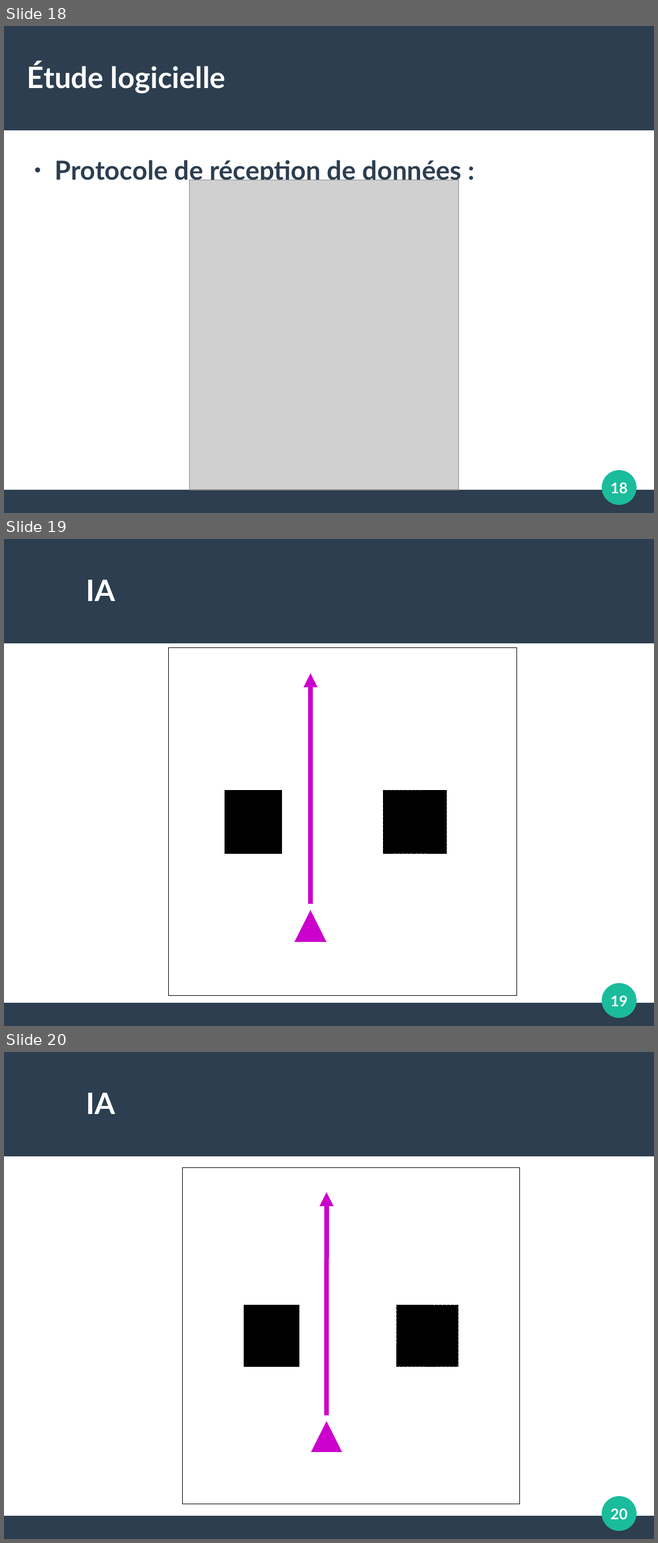
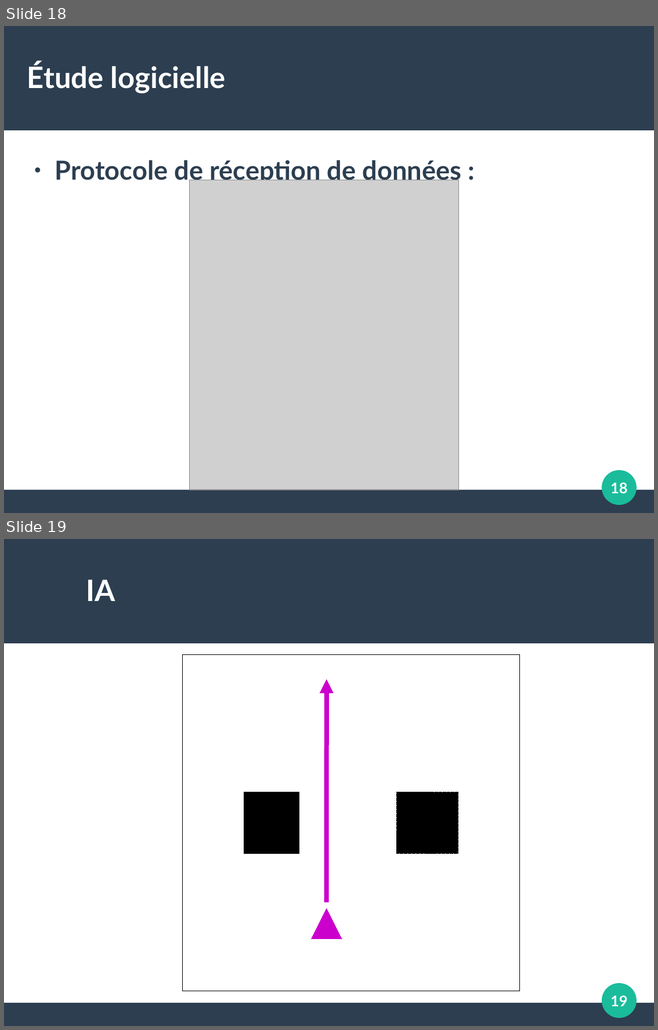
Before and after one commit to Nennala/CoopRobot, a slide deck: soutenance.odp. Shown one above the other, each under a label of ours: slides 18, 19 and 20 before the commit, slides 18 and 19 after it. The pictures are 658x1543 and 658x1030 pixels, drawn with LibreOffice and Linux fonts; fonts in the diff are those of the drawing; grey boxes stand for pictures. Boxes give left, top, right and bottom in pixels: in the first picture for what was removed or moved away, otherwise in the second. Text is boxed around its words. In the diff, an @@ line names an element or a change of style, - is before the commit and + after.

```diff
--- a/soutenance.odp
+++ b/soutenance.odp
@@ slide 19 removed at (x1=4, y1=539, x2=654, y2=1026), background #FFFFFF; not listed: 3 template elements that a slide beside it also shows @@
@@ title removed at (x1=86, y1=580, x2=115, y2=601) @@
-IA
@@ frame removed at (x1=169, y1=648, x2=517, y2=997) @@
@@ arrow removed from (310, 904) to (310, 674) @@
@@ rectangle removed at (x1=225, y1=790, x2=282, y2=853) @@
@@ rectangle removed at (x1=383, y1=790, x2=446, y2=853) @@
@@ triangle removed at (x1=295, y1=910, x2=326, y2=942) @@
@@ page number removed at (x1=610, y1=995, x2=627, y2=1006) @@
-19
@@ what was slide 20 is now slide 19 @@
@@ page number at (x1=610, y1=995, x2=627, y2=1006): text changed @@
-20
+19
```
Also in this commit, not shown: 1 other slide removed, 1 other file.
